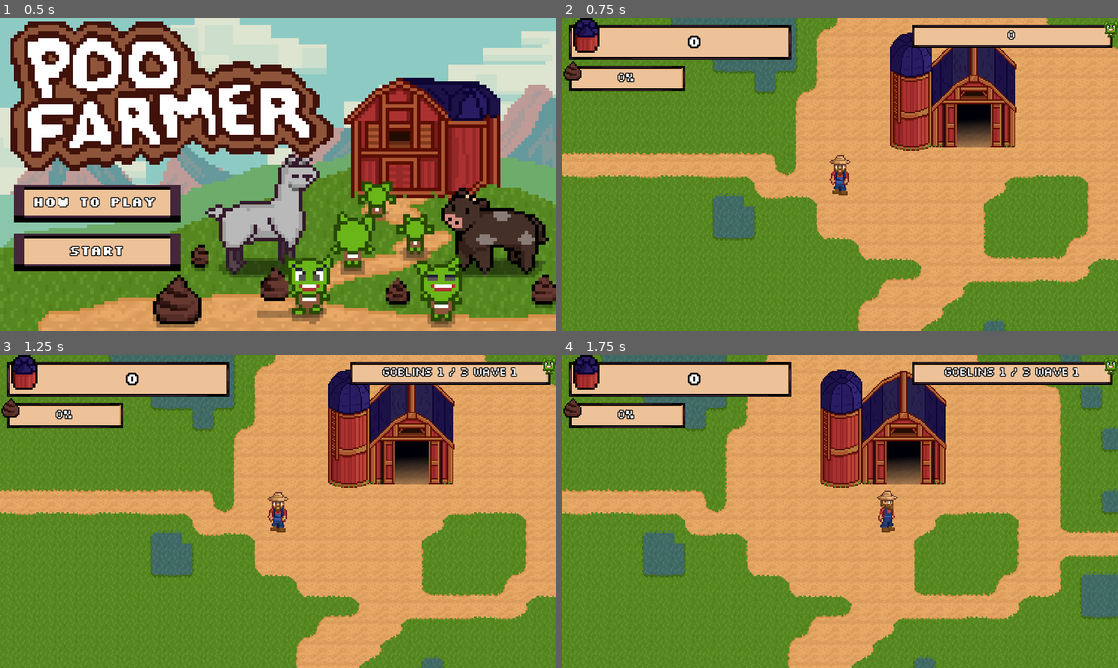
Above: before the commit, frames 1-4 (two rows, left to right).
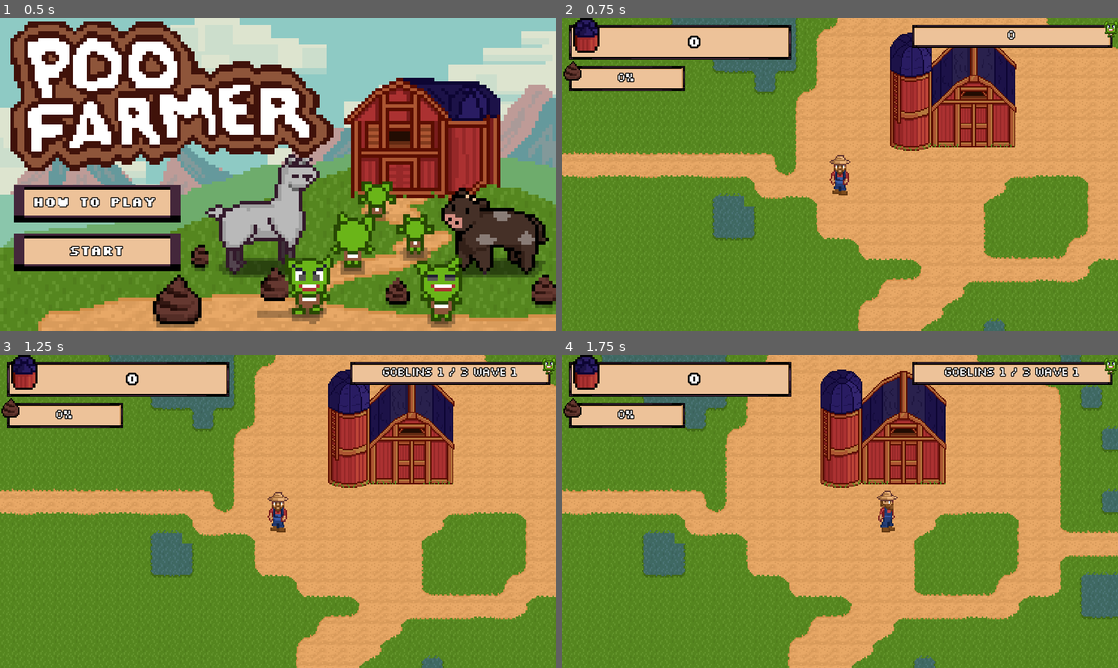
Above: after the commit, the same moments.

Repository: astro-panda/poo-farmer
Game: Godot game, scene res://Scenes/Main.tscn
Same seed, same stepped clock (60 frames per second), same inputs: the game is played once before the commit and once after it.
Inputs (mouse positions are in pixels of both pictures, inside the frame that each line leads up to):
- Up to frame 1 (0.5 s): no input
- Up to frame 2 (0.75 s): click "Start" at 0.5 s
- Up to frame 3 (1.25 s): no input
- Up to frame 4 (1.75 s): tap Enter at 1.25 s; move the mouse to (962, 495) at 1.27 s; hold Right (move_right) from 1.28 s (still down); hold Keypad 0 (deep_pockets) from 1.28 s (still down); click (962, 495) at 1.42 s; tap Space (ui_select) at 1.52 s

Frame 1 is identical in both runs. In frame 2, 1.3% of the frame differs, in the area x 66-80%, y 25-42%; in frame 3, 1.3%; in frame 4, 1.2%.

Commit message:
fixed poo drop off with space bar and animated it

Diff:
--- a/poofarmer/Scenes/Silo.tscn
+++ b/poofarmer/Scenes/Silo.tscn
@@ -6,6 +6,15 @@
 [ext_resource path="res://Images/FarmHouseTop.png" type="Texture" id=4]
 [ext_resource path="res://Images/SiloTop.Png" type="Texture" id=5]
 [ext_resource path="res://Images/FarmHouseOpen.png" type="Texture" id=6]
+[ext_resource path="res://Images/Crap.png" type="Texture" id=7]
+
+[sub_resource type="SpriteFrames" id=7]
+animations = [ {
+"frames": [ ExtResource( 7 ) ],
+"loop": true,
+"name": "default",
+"speed": 5.0
+} ]
 
 [sub_resource type="RectangleShape2D" id=1]
 extents = Vector2( 80, 72 )
@@ -55,6 +64,134 @@
 collision_mask = 11
 script = ExtResource( 1 )
 
+[node name="Node" type="Node2D" parent="."]
+
+[node name="Poo" type="AnimatedSprite" parent="Node"]
+position = Vector2( -14, 32 )
+scale = Vector2( 0.5625, 0.5625 )
+frames = SubResource( 7 )
+offset = Vector2( -8.88889, -26.6667 )
+
+[node name="Poo2" type="AnimatedSprite" parent="Node"]
+position = Vector2( -12, 18 )
+scale = Vector2( 0.5625, 0.5625 )
+frames = SubResource( 7 )
+offset = Vector2( -8.88889, -26.6667 )
+
+[node name="Poo3" type="AnimatedSprite" parent="Node"]
+position = Vector2( -5, 35 )
+scale = Vector2( 0.5625, 0.5625 )
+frames = SubResource( 7 )
+offset = Vector2( -8.88889, -26.6667 )
+
+[node name="Poo4" type="AnimatedSprite" parent="Node"]
+position = Vector2( 19, 16 )
+scale = Vector2( 0.5625, 0.5625 )
+frames = SubResource( 7 )
+offset = Vector2( -8.88889, -26.6667 )
+
+[node name="Poo5" type="AnimatedSprite" parent="Node"]
+position = Vector2( 9, 13 )
+scale = Vector2( 0.5625, 0.5625 )
+frames = SubResource( 7 )
+offset = Vector2( -8.88889, -26.6667 )
+
+[node name="Poo6" type="AnimatedSprite" parent="Node"]
+position = Vector2( -4, 12 )
+scale = Vector2( 0.5625, 0.5625 )
+frames = SubResource( 7 )
+offset = Vector2( -8.88889, -26.6667 )
+
+[node name="Poo7" type="AnimatedSprite" parent="Node"]
+position = Vector2( 1, 6 )
+scale = Vector2( 0.5625, 0.5625 )
+frames = SubResource( 7 )
+offset = Vector2( -8.88889, -26.6667 )
+
+[node name="Poo8" type="AnimatedSprite" parent="Node"]
+position = Vector2( 8, 4 )
+scale = Vector2( 0.5625, 0.5625 )
+frames = SubResource( 7 )
+offset = Vector2( -8.88889, -26.6667 )
+
+[node name="Poo9" type="AnimatedSprite" parent="Node"]
+position = Vector2( 14, 12 )
+scale = Vector2( 0.5625, 0.5625 )
+frames = SubResource( 7 )
+offset = Vector2( -8.88889, -26.6667 )
+
+[node name="Poo10" type="AnimatedSprite" parent="Node"]
+position = Vector2( 23, 8 )
+scale = Vector2( 0.5625, 0.5625 )
+frames = SubResource( 7 )
+offset = Vector2( -8.88889, -26.6667 )
+
+[node name="Poo11" type="AnimatedSprite" parent="Node"]
+position = Vector2( 17, 6 )
+scale = Vector2( 0.5625, 0.5625 )
+frames = SubResource( 7 )
+offset = Vector2( -8.88889, -26.6667 )
+
+[node name="Poo12" type="AnimatedSprite" parent="Node"]
+position = Vector2( 23, 23 )
+scale = Vector2( 0.5625, 0.5625 )
+frames = SubResource( 7 )
+offset = Vector2( -8.88889, -26.6667 )
+
+[node name="Poo13" type="AnimatedSprite" parent="Node"]
+position = Vector2( 10, 23 )
+scale = Vector2( 0.5625, 0.5625 )
+frames = SubResource( 7 )
+offset = Vector2( -8.88889, -26.6667 )
+
+[node name="Poo14" type="AnimatedSprite" parent="Node"]
+position = Vector2( -2, 22 )
+scale = Vector2( 0.5625, 0.5625 )
+frames = SubResource( 7 )
+offset = Vector2( -8.88889, -26.6667 )
+
+[node name="Poo15" type="AnimatedSprite" parent="Node"]
+position = Vector2( -12, 10 )
+scale = Vector2( 0.5625, 0.5625 )
+frames = SubResource( 7 )
+offset = Vector2( -8.88889, -26.6667 )
+
+[node name="Poo16" type="AnimatedSprite" parent="Node"]
+position = Vector2( -6, 6 )
+scale = Vector2( 0.5625, 0.5625 )
+frames = SubResource( 7 )
+offset = Vector2( -8.88889, -26.6667 )
+
+[node name="Poo17" type="AnimatedSprite" parent="Node"]
+position = Vector2( -10, -1 )
+scale = Vector2( 0.5625, 0.5625 )
+frames = SubResource( 7 )
+offset = Vector2( -8.88889, -26.6667 )
+
+[node name="Poo18" type="AnimatedSprite" parent="Node"]
+position = Vector2( 2, -2 )
+scale = Vector2( 0.5625, 0.5625 )
+frames = SubResource( 7 )
+offset = Vector2( -8.88889, -26.6667 )
+
+[node name="Poo19" type="AnimatedSprite" parent="Node"]
+position = Vector2( 3, 12 )
+scale = Vector2( 0.5625, 0.5625 )
+frames = SubResource( 7 )
+offset = Vector2( -8.88889, -26.6667 )
+
+[node name="Poo20" type="AnimatedSprite" parent="Node"]
+position = Vector2( 24, 32 )
+scale = Vector2( 0.5625, 0.5625 )
+frames = SubResource( 7 )
+offset = Vector2( -8.88889, -26.6667 )
+
+[node name="Poo21" type="AnimatedSprite" parent="Node"]
+position = Vector2( 24, 32 )
+scale = Vector2( 0.5625, 0.5625 )
+frames = SubResource( 7 )
+offset = Vector2( -8.88889, -26.6667 )
+
 [node name="DropOffDetection" type="CollisionShape2D" parent="."]
 position = Vector2( -24, -32 )
 shape = SubResource( 1 )
--- a/poofarmer/Scripts/Silo.gd
+++ b/poofarmer/Scripts/Silo.gd
@@ -1,11 +1,14 @@
 extends Area2D
 
 onready var player = get_tree().get_nodes_in_group("player")[0]
+onready var barn_sprite = $BarnSprite
 
 func _physics_process(delta):
 	if overlaps_body(player):
-		#$SiloSprite.animation = "open-doors"
+		barn_sprite.animation = "open-doors"
 		print("player in dump range")
 
 		if Input.is_action_pressed("ui_select"):
 			(player as Player).dump_poo_in_silo()
+	else:
+		barn_sprite.animation = "closed-doors"
Not shown: 1 places in poofarmer/Scenes/Silo.tscn that only renumber resources
